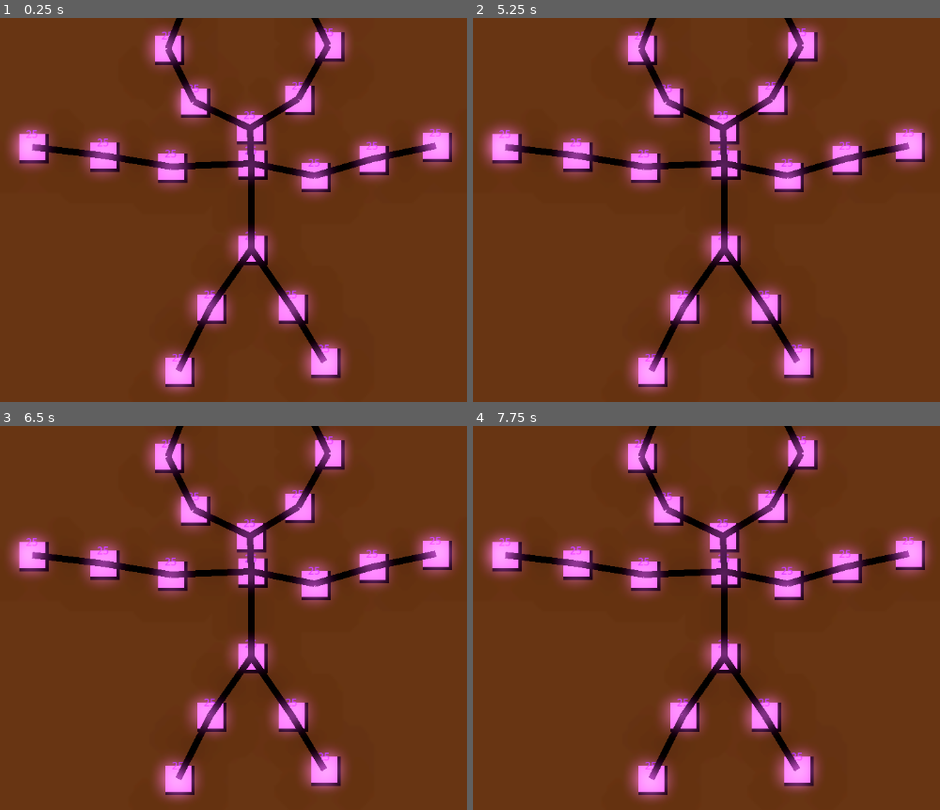
Above: before the commit, frames 1-4 (two rows, left to right).
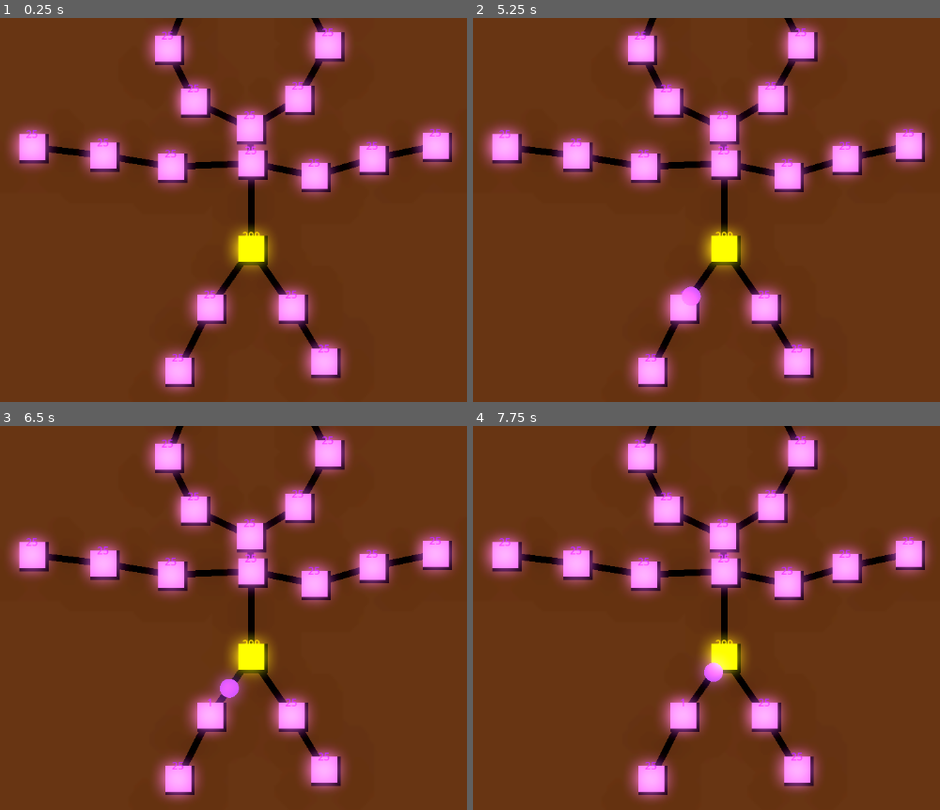
Above: after the commit, the same moments.

Repository: syshotdev/RiskyStrats
Game: Godot game, scene res://main.tscn
Same seed, same stepped clock (60 frames per second), same inputs: the game is played once before the commit and once after it.
Inputs (mouse positions are in pixels of both pictures, inside the frame that each line leads up to):
- Up to frame 1 (0.25 s): no input
- Up to frame 2 (5.25 s): tap Enter at 0.5, 2, 3.5 s; move the mouse to (888, 210) at 0.52 s; tap Q (Tier1) at 0.6, 3.05, 3.6 s; click (888, 210) at 0.67 s; tap W (Tier2) at 0.8, 1.35, 3.8, 4.35 s; tap Space at 1.25, 2.75, 4.25 s; move the mouse to (575, 252) at 1.27 s; click (575, 252) at 1.42 s; tap E (Tier3) at 1.55, 2.1, 4.55, 5.1 s; move the mouse to (799, 137) at 2.02 s; click (799, 137) at 2.17 s; tap R (Tier4) at 2.3, 2.85 s; move the mouse to (687, 313) at 2.77 s; click (687, 313) at 2.92 s; move the mouse to (outside the picture) at 3.52 s; click (outside the picture) at 3.67 s; move the mouse to (501, 167) at 4.27 s; click (501, 167) at 4.42 s; move the mouse to (762, 229) at 5.02 s; click (762, 229) at 5.17 s
- Up to frame 3 (6.5 s): tap R (Tier4) at 5.3, 5.85 s; move the mouse to (140, 533) at 5.77 s; click (140, 533) at 5.92 s; tap Q (Tier1) at 6.05 s
- Up to frame 4 (7.75 s): move the mouse to (888, 618) at 6.52 s; tap Q (Tier1) at 6.6 s; click (888, 618) at 6.67 s; tap W (Tier2) at 6.8, 7.35 s; move the mouse to (575, 660) at 7.27 s; click (575, 660) at 7.42 s; tap E (Tier3) at 7.55 s

The runs differ from the first frame. In frame 1, 4.9% of the frame differs, in the area x 6-94%, y 2-93%; in frame 2, 5.1%; in frame 3, 5.4%; in frame 4, 5.1%.

Commit message:
Fixed many bugs like not able to send to enemy. Other things too

Diff:
--- a/Objects/GameNode/changeColor.gd
+++ b/Objects/GameNode/changeColor.gd
@@ -34,7 +34,7 @@
 # Returns a label with a color and text
 func createTextWithColor(text : String, color : GameColors.colors):
 	# This exists to decipher number amounts when same color as color rect
-	var colorOffset : Color = Color(0.1,0.1,0.1,0.0)
+	var colorOffset : Color = Color(0.2,0.2,0.2,0.0)
 	var labelColor : Color = GameColors.getColorFromEnum(color) - colorOffset
 	labelColor = clampColor(labelColor)
 
--- a/Objects/GameNode/gameNode.gd
+++ b/Objects/GameNode/gameNode.gd
@@ -10,7 +10,7 @@
 var neigborRoads : Dictionary = {} # Key node, value road
 var unitAmounts : Dictionary = {} # Key color, value amount
 
-var currentColor : GameColors.colors
+@export var currentColor : GameColors.colors
 
 # The rate at which one soldier can kill another per unit of time
 var killRate : float = 0.1
--- a/Objects/GameNode/node.tscn
+++ b/Objects/GameNode/node.tscn
@@ -5,7 +5,7 @@
 [ext_resource type="Script" path="res://Objects/GameNode/Select.gd" id="3_pq1u5"]
 
 [sub_resource type="RectangleShape2D" id="RectangleShape2D_kh0e4"]
-size = Vector2(16, 16)
+size = Vector2(40, 40)
 
 [node name="GameNode" type="Node2D"]
 script = ExtResource("1_xo6op")
--- a/Objects/Map/Map.gd
+++ b/Objects/Map/Map.gd
@@ -32,6 +32,10 @@
 	for node in nodes:
 		node.addUnit(Unit.new(defaultNodeColor, 25))
 
+	# TEST FOR PAYLOAD SCRIPT, REMOVE LATER
+	if nodes.size() > 0:
+		nodes[0].addUnit(Unit.new(GameColors.colors.YELLOW, 300))
+
 
 # Gets the road's node1 and node2 and sets themselves as neighbors
 func setRoadNodeNeighbors(road : Road):
@@ -51,11 +55,12 @@
 func sendPayload(selectedNodes, nodeDestination, unit : Unit):
 	for node : GameNode in selectedNodes:
 		var color := unit.currentColor
-		var maxUnitsCanSend : float = min(node.unitAmounts[color], unit.units) - 1
 
 		# If this isn't our node, don't send our unit
 		if(color != node.currentColor):
 			continue
+		# Moved here because bug
+		var maxUnitsCanSend : float = min(node.unitAmounts[color], unit.units) - 1
 
 		# If can't send units, don't
 		if(maxUnitsCanSend <= 0):
--- a/Objects/Road/road.gd
+++ b/Objects/Road/road.gd
@@ -19,6 +19,7 @@
 
 
 func _ready():
+	z_index = -1 # Fix road on node problem
 	roadLength = node1.position.distance_to(node2.position) # Find road length
 	position = Vector2.ZERO # This is not needed technically but if not at 0,0 it breaks
 
@@ -36,6 +37,9 @@
 func addUnitToRoad(roadUnit : RoadUnit):
 	# So it doesnt jank
 	roadUnit.progress = 0
+
+	# On top of node and road
+	roadUnit.z_index = 1
 
 	currentUnits.append(roadUnit)
 	# To fix annoying bug where not removed from other parents
@@ -58,7 +62,6 @@
 		# If success, remove it from things
 		if(success):
 			currentUnits.remove_at(unitIndex)
-
 
 # Calculates road unit position based on it's progress on the road
 func calculateRoadUnitPosition(roadUnit : RoadUnit):
--- a/Objects/Road/road.tscn
+++ b/Objects/Road/road.tscn
@@ -4,5 +4,6 @@
 [ext_resource type="PackedScene" uid="uid://bnwaw1kim2ou6" path="res://Objects/Units/road_unit.tscn" id="2_6wq3i"]
 
 [node name="Road" type="Node2D"]
+z_index = -1
 script = ExtResource("1_4x3lg")
 roadUnitScene = ExtResource("2_6wq3i")
--- /dev/null
+++ b/Useful scripts/ShapeVisualizer.tscn
@@ -0,0 +1,6 @@
+[gd_scene load_steps=2 format=3 uid="uid://c1oly0jcc3htn"]
+
+[ext_resource type="Script" path="res://Useful scripts/shapeVisualizer.gd" id="1_fbk8s"]
+
+[node name="ShapeVisualizer" type="Node2D"]
+script = ExtResource("1_fbk8s")
--- a/Useful scripts/payloadDistributer.gd
+++ b/Useful scripts/payloadDistributer.gd
@@ -3,7 +3,7 @@
 class_name PayloadDistributer
 
 
-# Simple. Pathfinds a way to endNode, asks startNode to send a unit with the route and units, colors later.
+# Simple. Pathfinds a way to endNode, asks startNode to send a unit with the route and units
 func sendPayload(startNode : GameNode, endNode : GameNode, unit : Unit):
 	var route = pathfind(startNode, endNode)
 
@@ -39,9 +39,14 @@
 		checked.append(currentNode)
 		toCheck.remove_at(lowestCostIndex)
 
+		# To fix not able to send to different color.
+		# If current node is not our node, don't include in path search.
+		if(currentNode.currentColor != startNode.currentColor):
+			continue
+
 		for neighbor in currentNode.neigbors:
 			# If it's been checked or it's not our color, don't check it
-			if neighbor in checked or neighbor.currentColor != currentColor:
+			if neighbor in checked:
 				continue
 
 			toCheck.append(neighbor)
--- /dev/null
+++ b/Useful scripts/shapeVisualizer.gd
@@ -0,0 +1,16 @@
+extends Node2D
+
+class_name ShapeVisualizer
+
+@export var canvasLayer : CanvasLayer
+
+
+func _draw():
+	pass
+
+
+func drawLine():
+	pass
+
+func drawCircle():
+	pass
